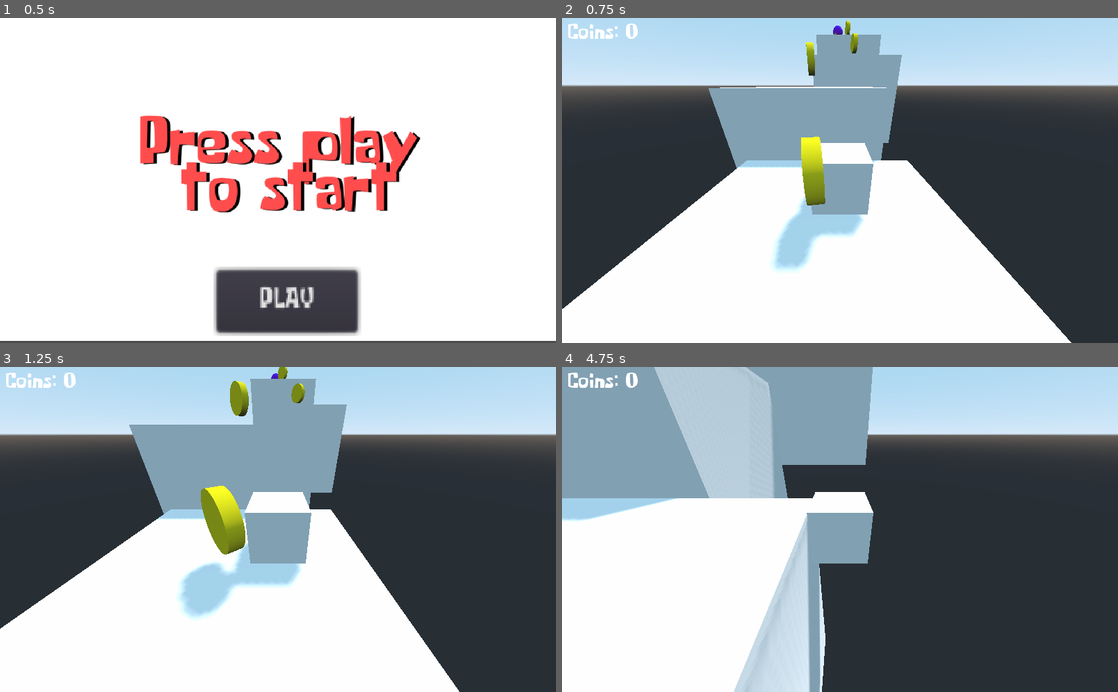
Above: before the commit, frames 1-4 (two rows, left to right).
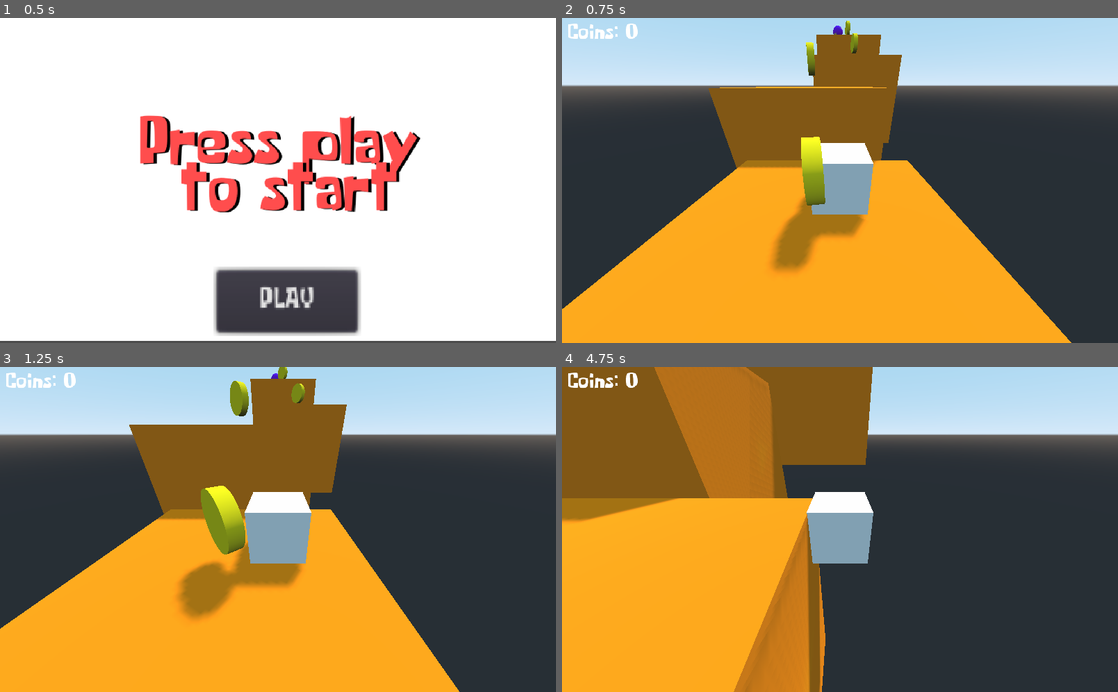
Above: after the commit, the same moments.

Repository: dwlcj/Project2
Game: Godot game, scene res://StartScreen.tscn
Same seed, same stepped clock (60 frames per second), same inputs: the game is played once before the commit and once after it.
Inputs:
- Up to frame 1 (0.5 s): no input
- Up to frame 2 (0.75 s): click "PLAY" at 0.5 s
- Up to frame 3 (1.25 s): no input
- Up to frame 4 (4.75 s): hold Right (ui_right) 1.28-2.03 s; hold Down (ui_down) 2.03-2.75 s; click "TRY AGAIN" at 2.75 s; hold Right (ui_right) 3.53-4.28 s; hold Up (ui_up) from 4.28 s (still down)

Frame 1 is identical in both runs. In frame 2, 42% of the frame differs, in the area x 0-92%, y 5-100%; in frame 3, 41%; in frame 4, 48%, in the area x 0-56%, y 0-100%.

Commit message:
Added texture to floor

Diff:
--- a/Floor.tscn
+++ b/Floor.tscn
@@ -1,11 +1,12 @@
-[gd_scene load_steps=7 format=2]
+[gd_scene load_steps=9 format=2]
 
 [ext_resource path="res://Floor.gd" type="Script" id=1]
 [ext_resource path="res://Area.gd" type="Script" id=2]
 [ext_resource path="res://CoinObject.tscn" type="PackedScene" id=3]
+[ext_resource path="res://Textures/FloorTexture.png" type="Texture" id=4]
 
 [sub_resource type="SpatialMaterial" id=1]
-albedo_texture = ExtResource( 3 )
+albedo_texture = ExtResource( 4 )
 
 [sub_resource type="CubeMesh" id=2]
 material = SubResource( 1 )
